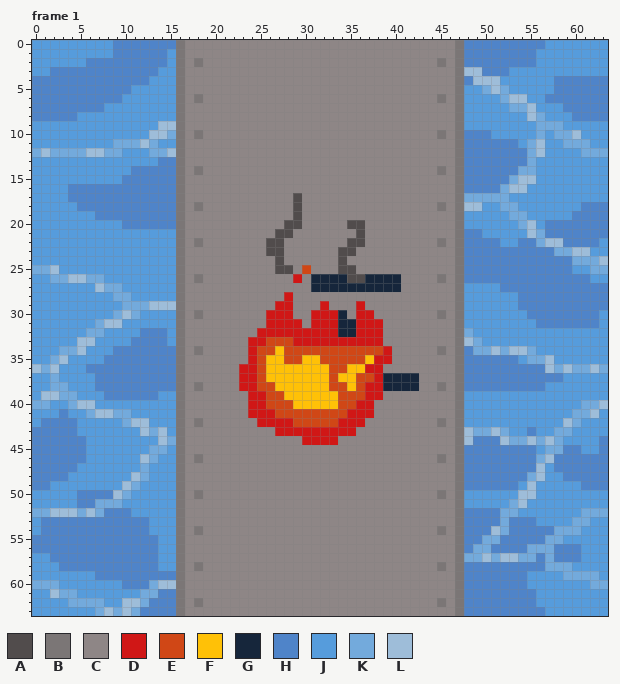
Animated GIF sprite, stored at Bilder/Wasser/uboot_vertikal_mitte_feuer.gif. Above: the version before the commit.
The file is 64x64 pixels, 4 frames. Shown: frame 1. The commit also changed other frames, which this record leaves out.
Palette (. is transparent): A #514c4c  B #7b7676  C #8e8686  D #d01716  E #d04716  F #ffc107  G #16263b  H #4f84c9  J #569cdc  K #73aadc  L #9ebdd9
New version:
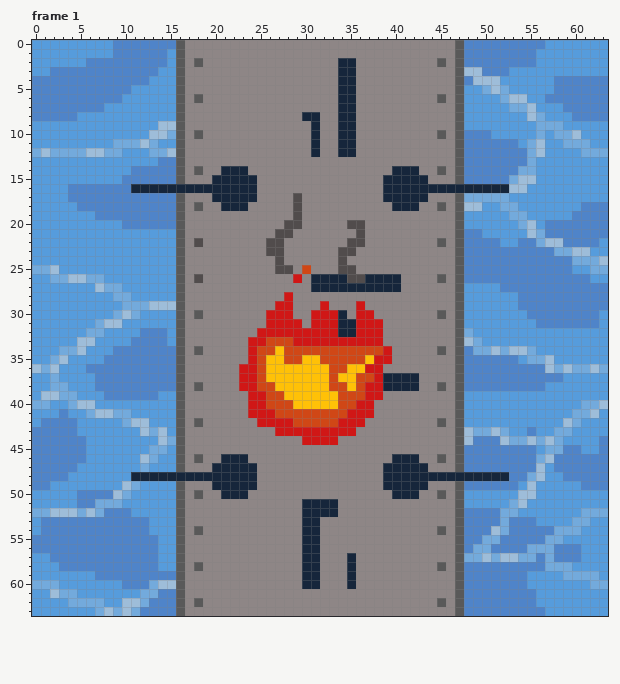
Changes in this commit:
colour B: #7b7676 -> #595959
Frame 1:
y 2..7: x 34..35 CC -> GG
y 8: x 30..31 CC -> GG; x 34..35 CC -> GG
y 9..12: x 31 C -> G; x 34..35 CC -> GG
y 14: x 21..23 CCC -> GGG; x 40..42 CCC -> GGG
y 15: x 20..24 CCCCC -> GGGGG; x 39..43 CCCCC -> GGGGG
y 16: x 11..24 HHHHHBCCCCCCCC -> GGGGGGGGGGGGGG; x 39..52 CCCCCCCCBHHHHK -> GGGGGGGGGGGGGG
y 17: x 20..24 CCCCC -> GGGGG; x 39..43 CCCCC -> GGGGG
y 18: x 21..23 CCC -> GGG; x 40..42 CCC -> GGG
y 22: x 18 B -> A
y 26: x 18 B -> A
y 46: x 21..23 CCC -> GGG; x 40..42 CCC -> GGG
y 47: x 20..24 CCCCC -> GGGGG; x 39..43 CCCCC -> GGGGG
y 48: x 11..24 LKJJJBCCCCCCCC -> GGGGGGGGGGGGGG; x 39..52 CCCCCCCCBHHHHH -> GGGGGGGGGGGGGG
y 49: x 20..24 CCCCC -> GGGGG; x 39..43 CCCCC -> GGGGG
y 50: x 21..23 CCC -> GGG; x 40..42 CCC -> GGG
y 51..52: x 30..33 CCCC -> GGGG
y 53..56: x 30..31 CC -> GG
y 57..60: x 30..31 CC -> GG; x 35 C -> G
Pixel boxes of the changes (left, top, right, bottom) in both pictures:
changed: (131, 40, 257, 616)
changed: (383, 40, 509, 616)
changed: (302, 58, 356, 157)
changed: (302, 499, 356, 589)
